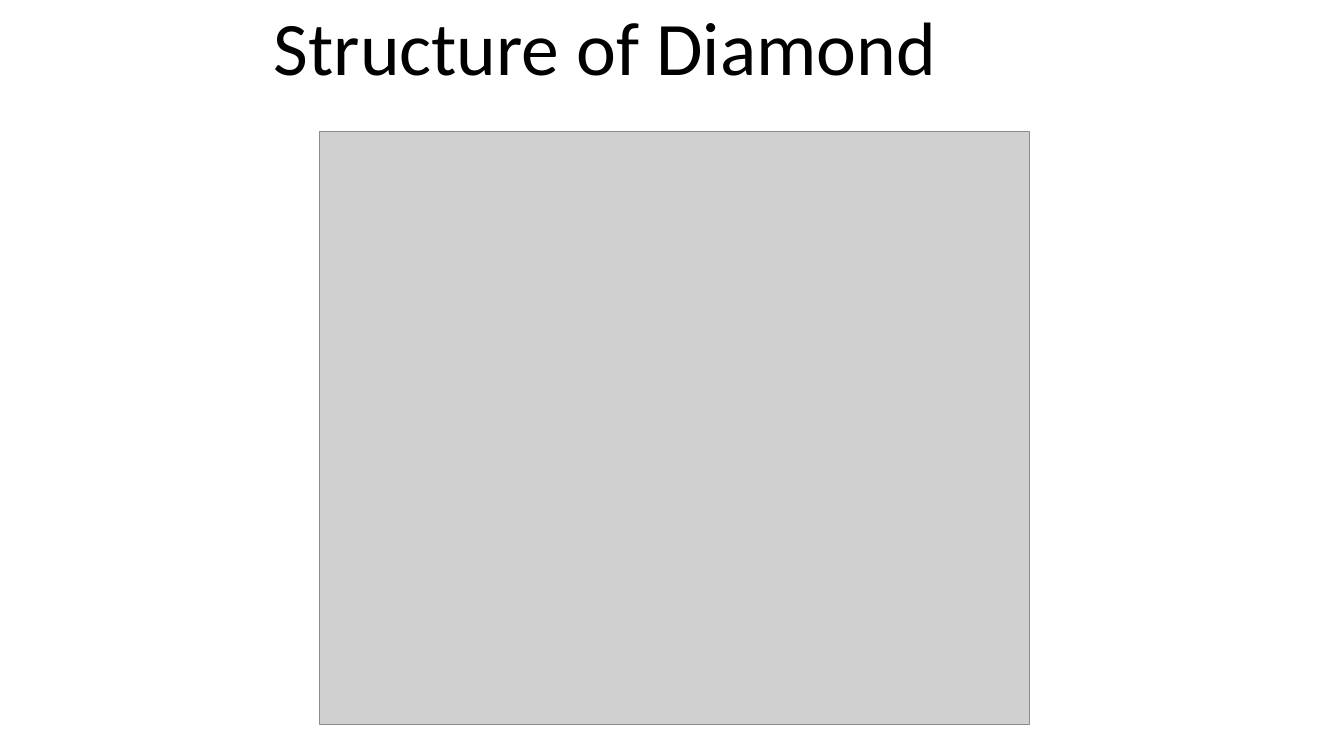
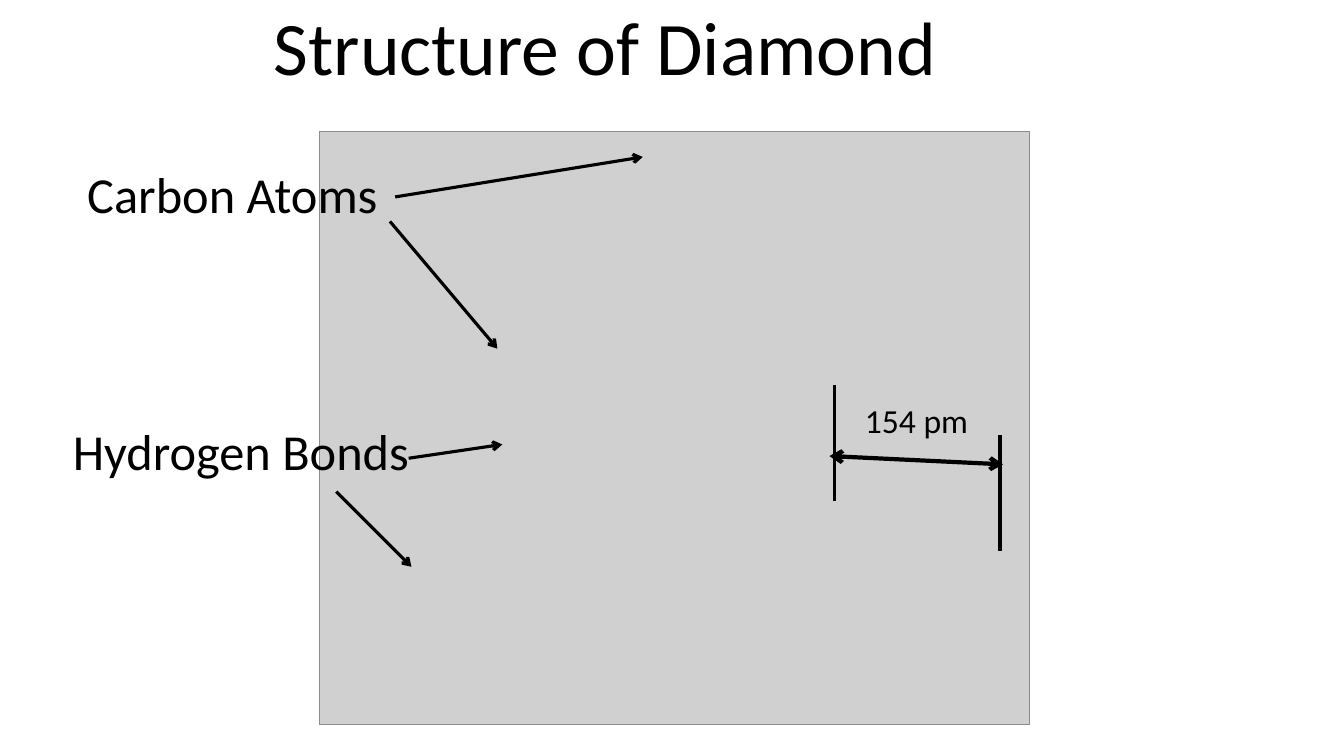
Before and after one commit to infocelab/embedded-projects, a slide deck: slide 29 of Documents/projects for schools.pptx (slide 28 before the commit). Drawn at 1344x756 pixels with LibreOffice and Linux fonts; fonts in the diff are those of the drawing; grey boxes stand for pictures. Boxes give left, top, right and bottom in pixels: in the first picture for what was removed or moved away, otherwise in the second. Text is boxed around its words. In the diff, an @@ line names an element or a change of style, - is before the commit and + after.

```diff
--- a/Documents/projects for schools.pptx
+++ b/Documents/projects for schools.pptx
@@ text added at [87, 172, 378, 225], 36 pt, text #000000 @@
+Carbon Atoms
@@ arrow added from (395, 197) to (643, 157), #000000 2.25 pt @@
@@ arrow added from (390, 222) to (497, 349), #000000 2.25 pt @@
@@ line added from (835, 385) to (835, 501), #000000 2.25 pt @@
@@ text added at [865, 411, 968, 439], 24 pt, text #000000 @@
+154 pm
@@ text added at [73, 428, 409, 481], 36 pt, text #000000 @@
+Hydrogen Bonds
@@ arrow added from (408, 459) to (502, 445), #000000 2.25 pt @@
@@ line added from (1000, 435) to (1000, 551), #000000 2.25 pt @@
@@ double arrow added from (830, 456) to (1003, 465), #000000 3 pt @@
@@ arrow added from (337, 492) to (411, 567), #000000 2.25 pt @@
```
Also in this commit, not shown: 1 other slide changed, 1 slide added.
